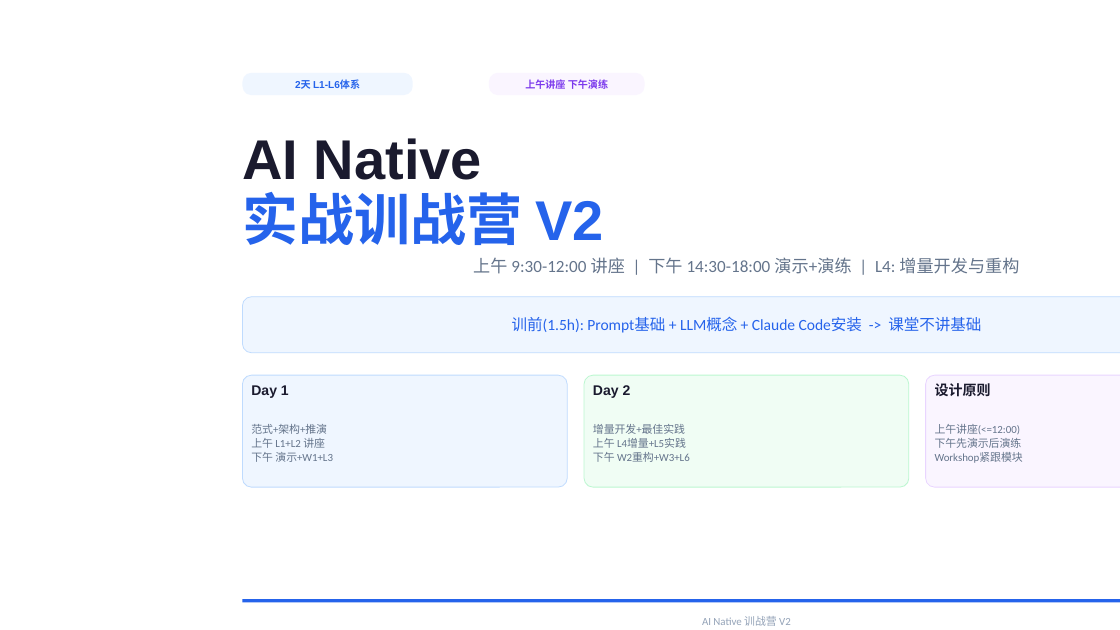
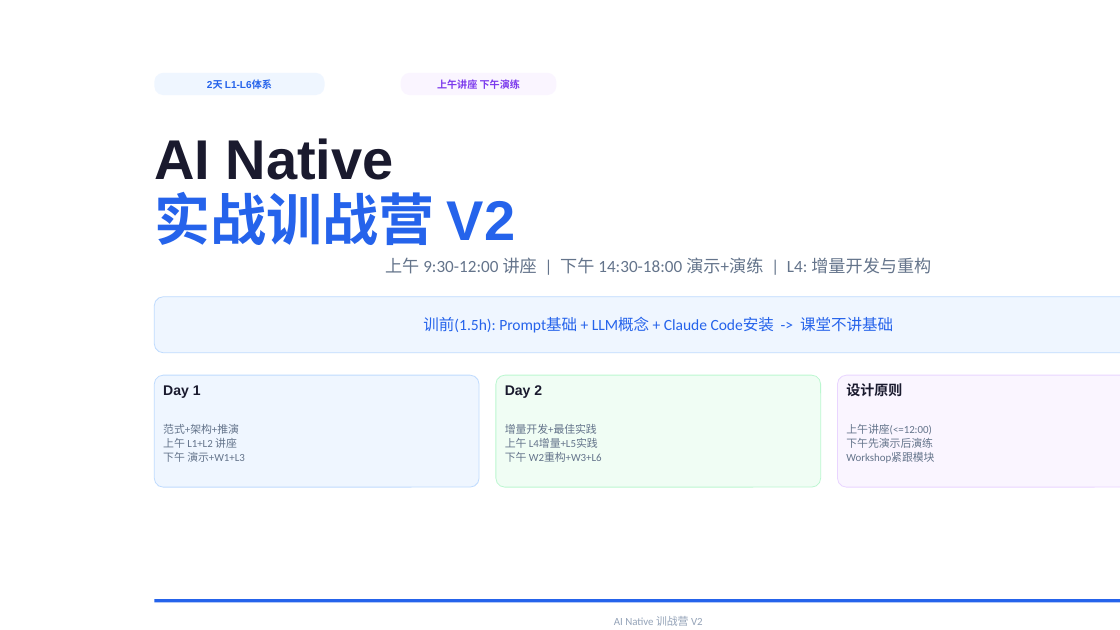
Before and after one commit to JungleTestLabs/ai-coding-training, a slide deck: slide 1 of docs/AI-Native-训战营-介绍与日程.pptx. Drawn at 1120x630 pixels with LibreOffice and Linux fonts; fonts in the diff are those of the drawing. Boxes give left, top, right and bottom in pixels: in the first picture for what was removed or moved away, otherwise in the second. Text is boxed around its words. In the diff, an @@ line names an element or a change of style, - is before the commit and + after.

```diff
--- a/docs/AI-Native-训战营-介绍与日程.pptx
+++ b/docs/AI-Native-训战营-介绍与日程.pptx
@@ 11 texts, 6 rounded rectangles, 1 rectangle: place and size @@
-11 texts, 6 rounded rectangles, 1 rectangle at (242,73,1120,626)
+11 texts, 6 rounded rectangles, 1 rectangle at (154,73,1120,626)
@@ text "Day 2": place and size @@
-text "Day 2" at (593,385,631,398)
+text "Day 2" at (505,385,542,398)
@@ text "增量开发+最佳实践": place and size @@
-text "增量开发+最佳实践" at (593,424,690,462)
+text "增量开发+最佳实践" at (505,424,602,462)
```
Also in this commit, not shown: 5 other slides changed.
